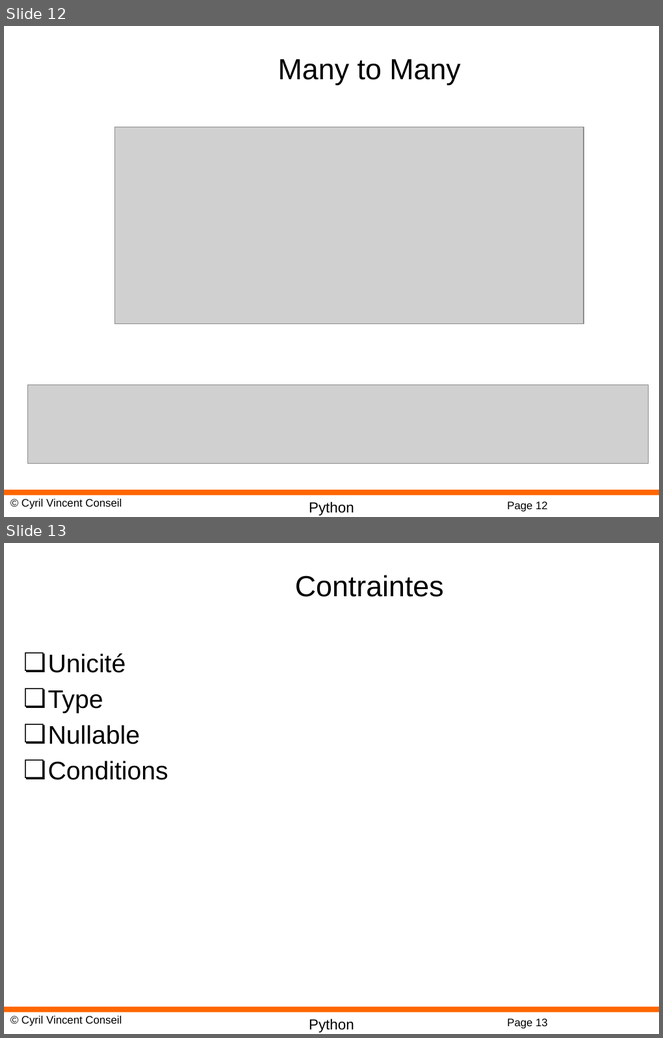
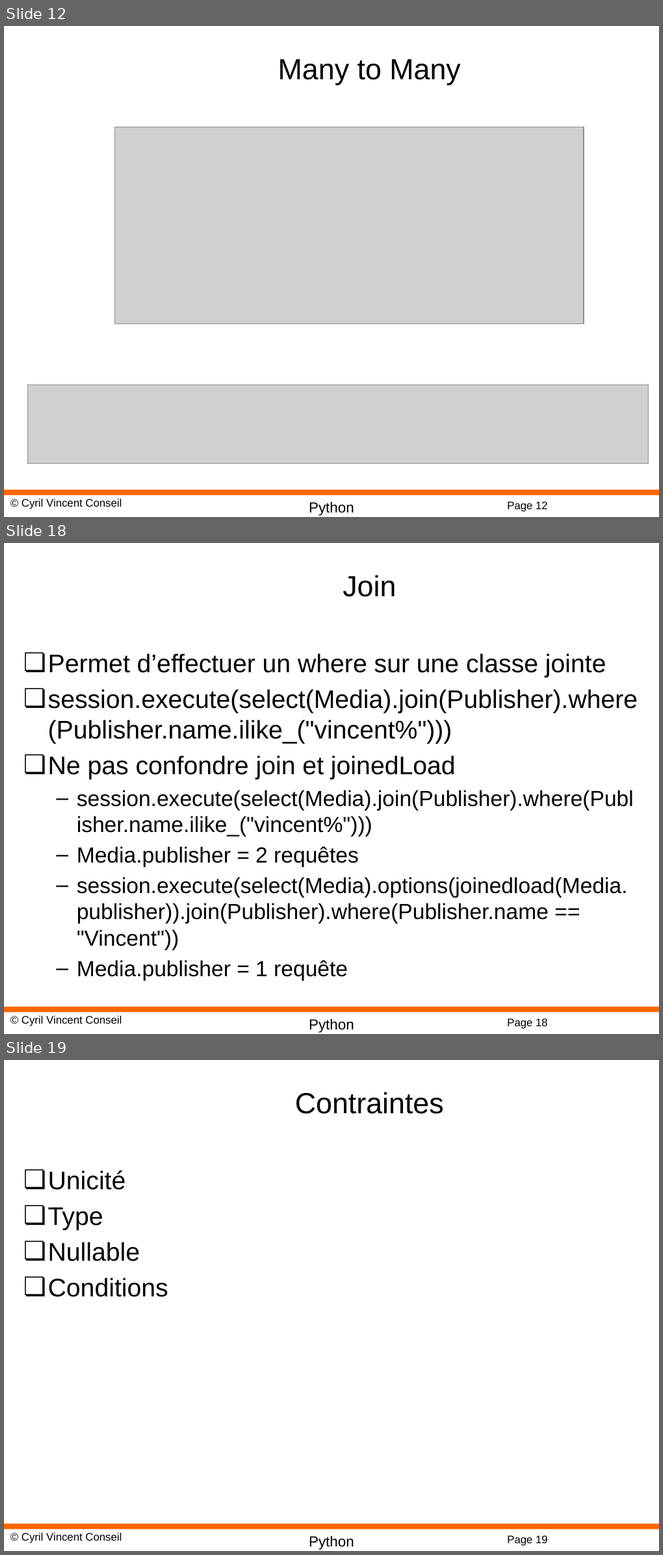
Before and after one commit to cyrilvincent/python, a slide deck: ppt/Python22-SQLAlchemy.pptx. Shown one above the other, each under a label of ours: slides 12 and 13 before the commit, slides 12, 18 and 19 after it; the slides between them are not shown. The pictures are 663x1038 and 663x1555 pixels, drawn with LibreOffice and Linux fonts; fonts in the diff are those of the drawing; grey boxes stand for pictures; background and template pictures are left out. Boxes give left, top, right and bottom in pixels: in the first picture for what was removed or moved away, otherwise in the second. Text is boxed around its words. In the diff, an @@ line names an element or a change of style, - is before the commit and + after.

```diff
--- a/ppt/Python22-SQLAlchemy.pptx
+++ b/ppt/Python22-SQLAlchemy.pptx
@@ slide 18 added at (4,543,659,1034), background #FFFFFF; not listed: 4 template elements that a slide beside it also shows @@
@@ title added at (343,575,396,597), 32 pt, text #000000 @@
+Join
@@ text added at (48,653,638,981), 24 pt, text #000000 @@
+❏ Permet d’effectuer un where sur une classe jointe
+❏ session.execute(select(Media).join(Publisher).where(Publisher.name.ilike_("vincent%")))
+❏ Ne pas confondre join et joinedLoad
+  – session.execute(select(Media).join(Publisher).where(Publisher.name.ilike_("vincent%")))
+  – Media.publisher = 2 requêtes
+  – session.execute(select(Media).options(joinedload(Media.publisher)).join(Publisher).where(Publisher.name == "Vincent"))
+  – Media.publisher = 1 requête
@@ what was slide 13 is now slide 19 @@
@@ page number at (507,1536,548,1546): text changed @@
-Page 13
+Page 19
```
Also in this commit, not shown: 5 other slides added, 8 other files.
